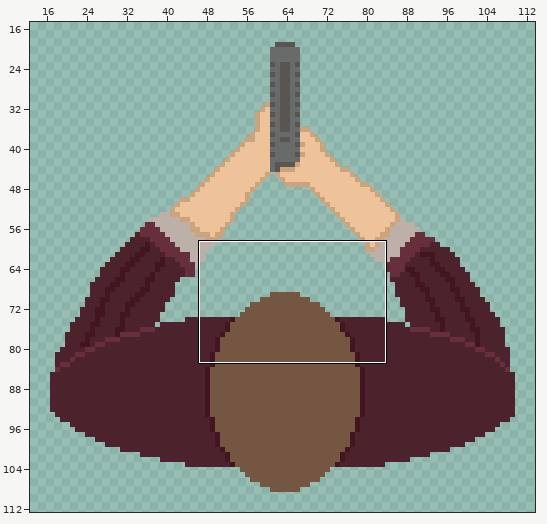
Pixel-art file: game/assets/aesprite_files/enemy.aseprite. The picture above shows the old version from afar; the outline marks the close-up.
Close-up. As it was:
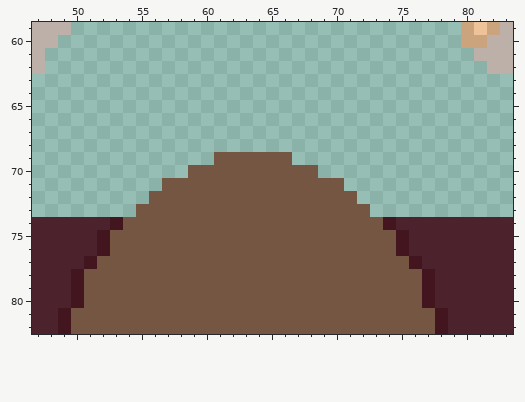
128x128 pixels, 1 frame. Colours within 5 levels of each other are drawn and written as one. Shown: x 47..83, y 59..82. The wide view leaves out empty margins.
After:
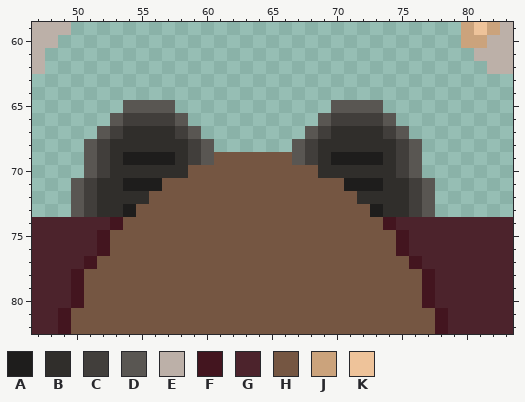
Palette (. is transparent): A #1e1d1c  B #302e2b  C #413e3b  D #595652  E #bcb0a8  F #43151f  G #4c232c  H #755642  J #cba37c  K #eec39a
The exact change:
layer "Enemy/Feet" added
--- layer "Enemy/Feet"
@@ x 47..83 @@
 64 .....................................
-65 .....................................
-66 .....................................
-67 .....................................
-68 .....................................
-69 ..............HHHHHH.................
-70 ............HHHHHHHHHH...............
-71 ..........HHHHHHHHHHHHHH.............
-72 .........HHHHHHHHHHHHHHHH............
-73 ........HHHHHHHHHHHHHHHHHH...........
+65 .......DDDD............DDDD..........
+66 ......DCCCCD..........DCCCCD.........
+67 .....DCBBBBCD........DCBBBBCD........
+68 ....DCBBBBBBCD......DCBBBBBBCD.......
+69 ....DCBAAAABCDHHHHHHDCBAAAABCD.......
+70 ....DCBBBBBBHHHHHHHHHHBBBBBBCD.......
+71 ...DCBBAAAHHHHHHHHHHHHHHAAABBCD......
+72 ...DCBBBBHHHHHHHHHHHHHHHHBBBBCD......
+73 ...DCBBAHHHHHHHHHHHHHHHHHHABBCD......
 74 GGGGGGFHHHHHHHHHHHHHHHHHHHHFGGGGGGGGG
Boxes around the changes in both close-ups, in picture pixels (x1, y1, x2, y2):
added: (71, 100, 214, 217)
added: (292, 100, 435, 217)
